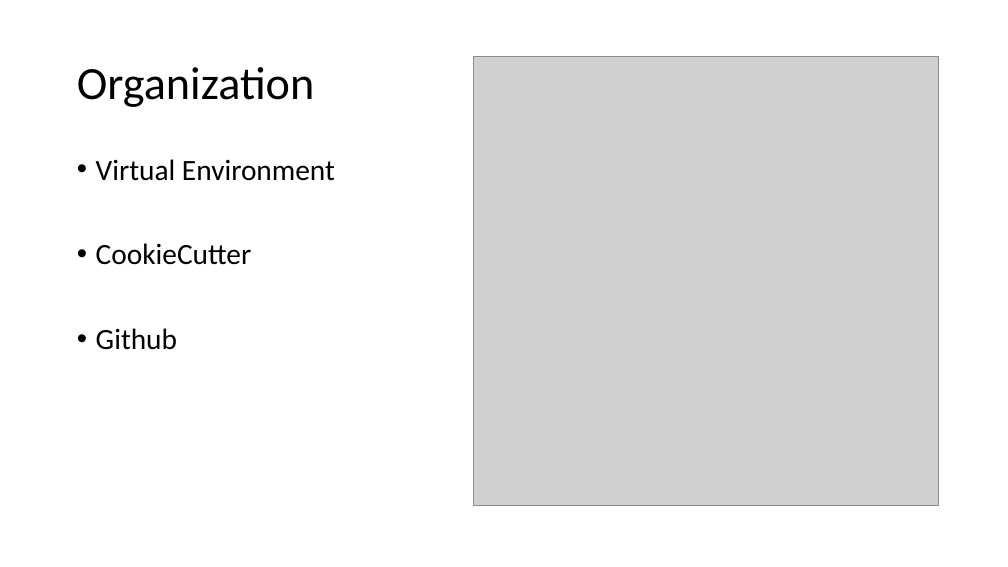
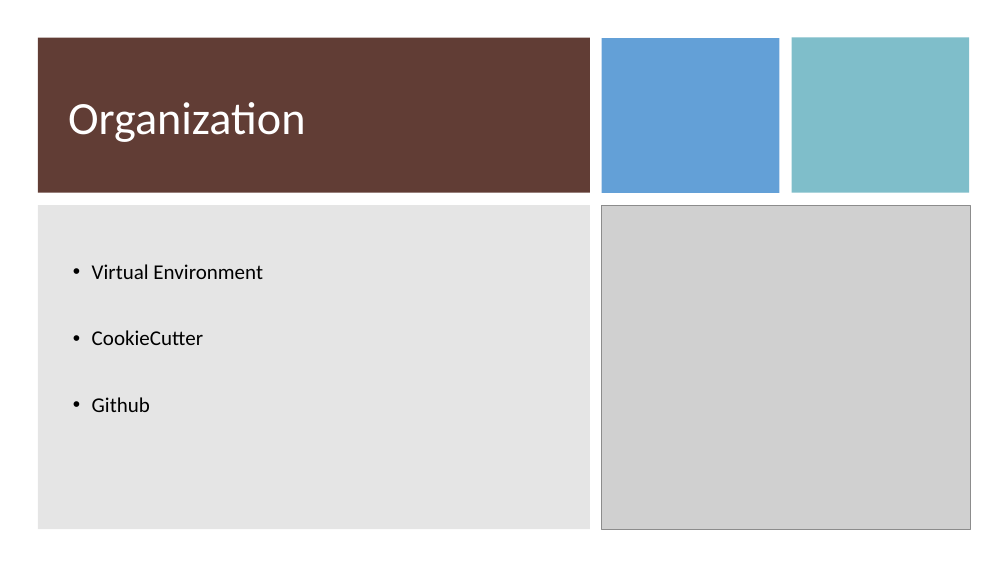
Before and after one commit to scharpham/Springboard, a slide deck: slide 4 of Capstone2/capstone2/reports/Predicting Accident Severity.pptx. Drawn at 1008x567 pixels with LibreOffice and Linux fonts; fonts in the diff are those of the drawing; grey boxes stand for pictures. Boxes give left, top, right and bottom in pixels: in the first picture for what was removed or moved away, otherwise in the second. Text is boxed around its words. In the diff, an @@ line names an element or a change of style, - is before the commit and + after.

```diff
--- a/Capstone2/capstone2/reports/Predicting Accident Severity.pptx
+++ b/Capstone2/capstone2/reports/Predicting Accident Severity.pptx
@@ rectangle added at bbox=[38, 38, 590, 193], fill #613D35 @@
@@ rectangle added at bbox=[602, 38, 780, 193], fill #5B9BD5 at 95% opacity @@
@@ rectangle added at bbox=[792, 38, 969, 193], fill #7FBECA @@
@@ title "Organization": place and size @@
-title "Organization" at bbox=[77, 67, 314, 107]
+title "Organization" at bbox=[68, 102, 305, 142]
@@ title "Organization" at bbox=[68, 102, 305, 142]: text colour #000000 to #FFFFFF @@
@@ rectangle added at bbox=[38, 205, 590, 529], fill #808080 at 20% opacity @@
@@ picture: place and size @@
-picture at bbox=[474, 56, 939, 506]
+picture at bbox=[602, 205, 970, 529]
@@ text "Virtual Environment": place and size @@
-text "Virtual Environment" at bbox=[96, 159, 335, 350]
+text "Virtual Environment" at bbox=[92, 264, 263, 412]
@@ text "Virtual Environment" at bbox=[92, 264, 263, 412]: size 28 to 20 pt; vertical alignment top to middle @@
```
Also in this commit, not shown: 13 other slides changed.
